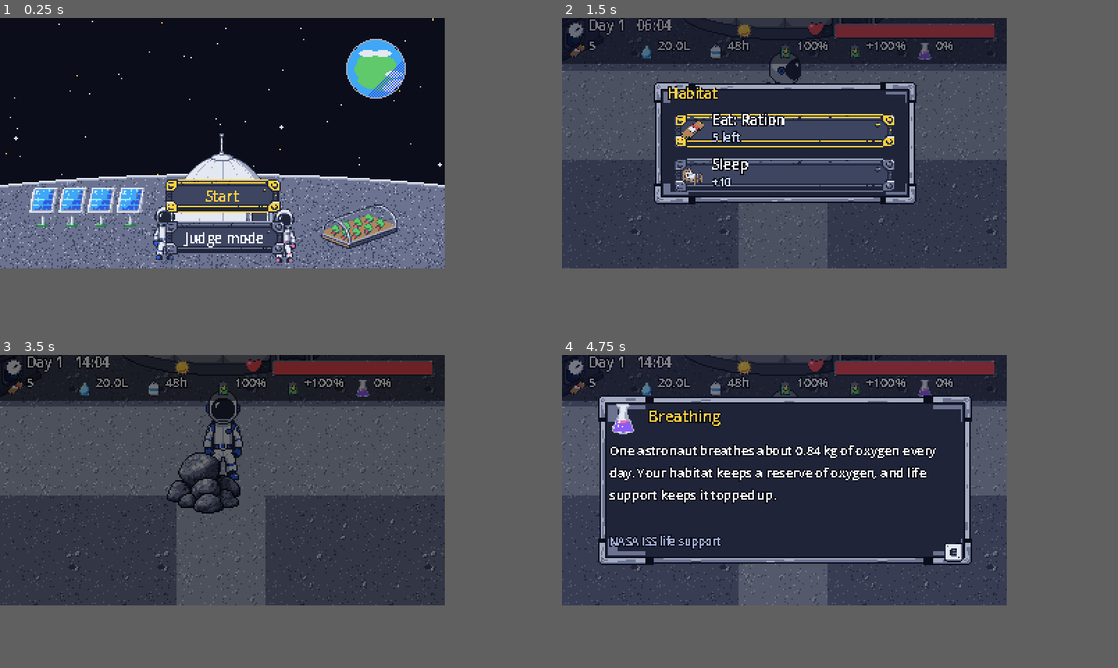
Above: before the commit, frames 1-4 (two rows, left to right).
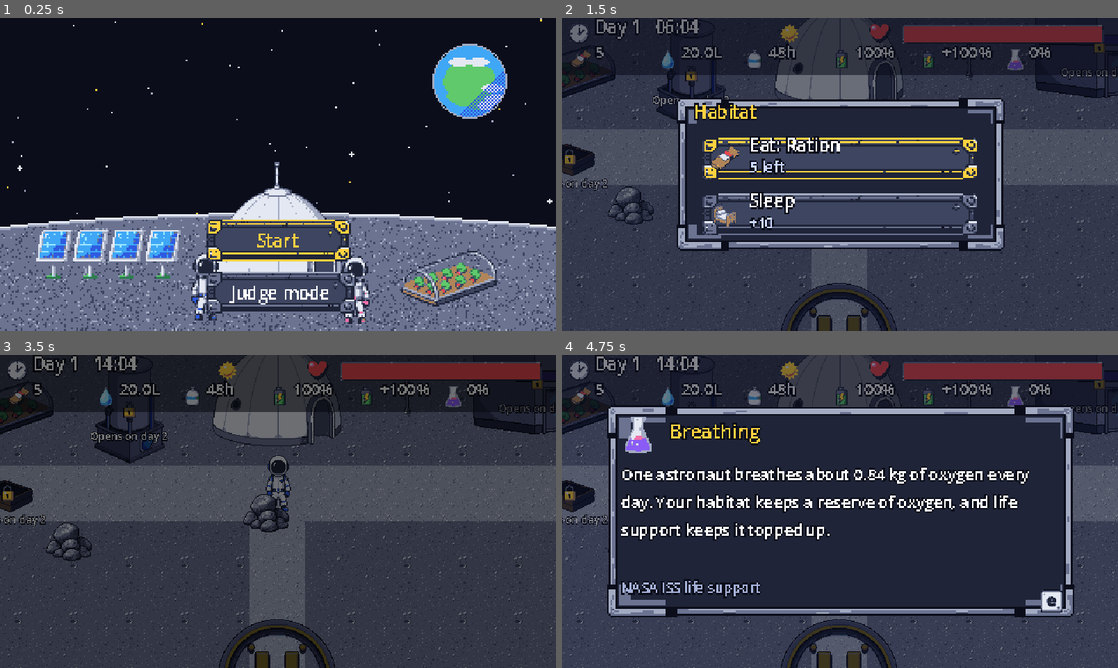
Above: after the commit, the same moments.

Repository: me-AMM/Wings-of-wax
Game: Godot game, scene res://scenes/Title.tscn
Two runs of this game, one before a commit and one after it. Both use one fixed random seed, a clock stepped at 60 frames per second and the inputs below.
Inputs:
- Up to frame 1 (0.25 s): no input
- Up to frame 2 (1.5 s): click "Start" at 0.5 s; tap Enter at 1.25 s; hold Right (move_right) from 1.28 s (still down); hold E (interact) from 1.28 s (still down)
- Up to frame 3 (3.5 s): tap Space at 2 s; release Right (move_right) at 2.03 s; release E (interact) at 2.03 s; hold Down (move_down) 2.03-2.78 s; tap E (interact) at 2.1 s; hold Right (move_right) from 2.78 s (still down); hold E (interact) from 2.78 s (still down); tap J at 2.85 s
- Up to frame 4 (4.75 s): release Right (move_right) at 3.53 s; release E (interact) at 3.53 s; hold Up (move_up) 3.53-4.28 s; tap E (interact) at 3.6 s; tap Enter at 4.25 s; hold Left (move_left) from 4.28 s (still down); hold E (interact) from 4.28 s (still down)
In our replay, the window is 640x360 before the commit and 800x450 after it. These sizes can differ from the game's own. Grey fills any space a smaller window leaves; there, only what the larger window draws over its background counts as a difference.

The runs differ from the first frame. In frame 1, 43% of the frame differs, in the area x 0-100%, y 0-100%; in frame 2, 47%; in frame 3, 46%; in frame 4, 55%.

Commit message:
PART 0: 640x360 display, 2x UI layers, derived 32px icons, player_speed config
Co-Authored-By: Claude Sonnet 5.5 <noreply@anthropic.com>

Diff:
--- a/data/config.json
+++ b/data/config.json
@@ -91,5 +91,5 @@
     "habitat": 1, "greenhouse": 2, "recycler": 2, "gym": 2,
     "solar": 3, "pad": 4, "lab": 4, "shelter": 4
   },
-  "player": { "walk_speed": 55.0 }
+  "player": { "player_speed": 85.0, "walk_anim_fps_scale": 1.5, "puff_distance": 96.0 }
 }
--- a/project.godot
+++ b/project.godot
@@ -26,8 +26,8 @@
 
 [display]
 
-window/size/viewport_width=320
-window/size/viewport_height=180
+window/size/viewport_width=640
+window/size/viewport_height=360
 window/size/window_width_override=1280
 window/size/window_height_override=720
 window/stretch/mode="viewport"
--- a/scripts/art.gd
+++ b/scripts/art.gd
@@ -14,7 +14,11 @@
 		return _cache[still_name]
 	var entry = manifest.get("stills", {}).get(still_name)
 	var t: Texture2D = null
-	if entry != null:
+	if still_name.begins_with("icon_"):          # 32x32 box-downscaled copies (resized by script)
+		var dp := "res://assets_derived/icons32/" + still_name + ".png"
+		if ResourceLoader.exists(dp):
+			t = load(dp)
+	if t == null and entry != null:
 		t = load("res://assets/" + entry["path"])
 	if t == null:
 		push_warning("Missing sprite: " + still_name)
--- a/scripts/forecast_board.gd
+++ b/scripts/forecast_board.gd
@@ -3,6 +3,7 @@
 # storm, its day, and the real flare it is modelled on (NASA DONKI). E or Esc goes back.
 
 func _ready() -> void:
+	scale = Vector2(2, 2)
 	GameState.clock_running = false
 	var bg := TextureRect.new()
 	bg.texture = Art.tex("forecast_screen")
--- a/scripts/hud.gd
+++ b/scripts/hud.gd
@@ -21,6 +21,7 @@
 
 func _ready() -> void:
 	layer = 10
+	scale = Vector2(2, 2)
 	_build()
 	GameState.changed.connect(refresh)
 	GameState.notice.connect(push_notice)
--- a/scripts/ice_dig_bar.gd
+++ b/scripts/ice_dig_bar.gd
@@ -18,6 +18,7 @@
 
 func _ready() -> void:
 	layer = 15
+	scale = Vector2(2, 2)
 	var root := Control.new()
 	add_child(root)
 	root.add_child(UIKit.panel(Vector2(48, 104), Vector2(224, 68)))
--- a/scripts/mission.gd
+++ b/scripts/mission.gd
@@ -3,13 +3,13 @@
 # Walk out, do the job, reach the flag, come back to the base (shelter). Suit air runs out!
 # Everything you may want to tweak is an exported variable below. Positions are in pixels.
 
-@export var world_size := Vector2(800, 420)
-@export var base_pos := Vector2(70, 230)
+@export var world_size := Vector2(1400, 700)
+@export var base_pos := Vector2(110, 380)
 @export var base_radius := 56.0
-@export var flag_pos := Vector2(730, 200)
-@export var sample_positions: Array[Vector2] = [Vector2(240, 150), Vector2(440, 330), Vector2(560, 100)]
-@export var ice_pos := Vector2(330, 190)
-@export var crater_centers: Array[Vector2] = [Vector2(390, 290), Vector2(620, 160)]
+@export var flag_pos := Vector2(1280, 330)
+@export var sample_positions: Array[Vector2] = [Vector2(420, 200), Vector2(700, 560), Vector2(1000, 150)]
+@export var ice_pos := Vector2(560, 300)
+@export var crater_centers: Array[Vector2] = [Vector2(560, 470), Vector2(930, 330)]
 @export var crater_radius := 58.0
 @export var pick_radius := 30.0
 @export var flag_radius := 28.0
@@ -144,11 +144,11 @@
 	prompt.z_index = 200
 	var key := Sprite2D.new()
 	key.texture = Art.tex("icon_ekey")
-	key.scale = Vector2(0.4, 0.4)
+	key.scale = Vector2(0.5, 0.5)
 	prompt.add_child(key)
-	prompt_label = UIKit.label("", 8)
-	prompt_label.position = Vector2(-60, 10)
-	prompt_label.size = Vector2(120, 12)
+	prompt_label = UIKit.label("", 12)
+	prompt_label.position = Vector2(-100, 18)
+	prompt_label.size = Vector2(200, 16)
 	prompt_label.horizontal_alignment = HORIZONTAL_ALIGNMENT_CENTER
 	prompt.add_child(prompt_label)
 	prompt.visible = false
@@ -159,6 +159,7 @@
 	add_child(hud)
 	var ui := CanvasLayer.new()
 	ui.layer = 11
+	ui.scale = Vector2(2, 2)
 	add_child(ui)
 	var ic := UIKit.icon("icon_oxygen", 14)
 	ic.position = Vector2(4, 36)
--- a/scripts/modal.gd
+++ b/scripts/modal.gd
@@ -7,6 +7,7 @@
 
 func _ready() -> void:
 	layer = 20
+	scale = Vector2(2, 2)      # UI is authored in 320x180 units; the view is 640x360
 	is_open = true
 	GameState.modal_count += 1
 
--- a/scripts/outpost.gd
+++ b/scripts/outpost.gd
@@ -59,16 +59,16 @@
 	add_child(prompt)
 	prompt_key = Sprite2D.new()
 	prompt_key.texture = Art.tex("icon_ekey")
-	prompt_key.scale = Vector2(0.4, 0.4)
+	prompt_key.scale = Vector2(0.5, 0.5)
 	prompt.add_child(prompt_key)
-	prompt_label = UIKit.label("", 8)
-	prompt_label.position = Vector2(-60, 10)
-	prompt_label.size = Vector2(120, 12)
+	prompt_label = UIKit.label("", 12)
+	prompt_label.position = Vector2(-100, 18)
+	prompt_label.size = Vector2(200, 16)
 	prompt_label.horizontal_alignment = HORIZONTAL_ALIGNMENT_CENTER
 	prompt.add_child(prompt_label)
 	prompt_bar = ColorRect.new()
 	prompt_bar.color = Color("FFD23F")
-	prompt_bar.position = Vector2(-12, 24)
+	prompt_bar.position = Vector2(-16, 38)
 	prompt_bar.size = Vector2(0, 3)
 	prompt.add_child(prompt_bar)
 
@@ -101,12 +101,12 @@
 		var ic := Sprite2D.new()
 		ic.texture = Art.tex("icon_lock")
 		ic.position = c
-		ic.scale = Vector2(0.5, 0.5)
+		ic.scale = Vector2(0.75, 0.75)
 		ic.z_index = 50
 		it.add_child(ic)
-		var lb := UIKit.label("", 8)
-		lb.position = c + Vector2(-50, 14)
-		lb.size = Vector2(100, 12)
+		var lb := UIKit.label("", 12)
+		lb.position = c + Vector2(-80, 22)
+		lb.size = Vector2(160, 16)
 		lb.horizontal_alignment = HORIZONTAL_ALIGNMENT_CENTER
 		lb.z_index = 50
 		it.add_child(lb)
@@ -254,7 +254,7 @@
 	prompt.position = current.position + current.prompt_offset
 	prompt_label.text = _prompt_text(current)
 	prompt_key.visible = current.is_open()
-	prompt_bar.size.x = 24.0 * (hold_t / current.hold) if (hold_active and current.hold > 0.0) else 0.0
+	prompt_bar.size.x = 32.0 * (hold_t / current.hold) if (hold_active and current.hold > 0.0) else 0.0
 
 func _reset_hold() -> void:
 	hold_t = 0.0
--- a/scripts/player.gd
+++ b/scripts/player.gd
@@ -8,16 +8,20 @@
 var sprite: AnimatedSprite2D
 var facing := "front"
 var blockers: Array = []     # Rect2 footprints the player cannot enter (set by the Outpost)
-var frozen := false          # true while a menu is open or during fades
+var frozen := false
+signal stepped(pos: Vector2)     # every puff_distance pixels walked (dust puff)
+var puff_distance := 96.0
+var walked := 0.0          # true while a menu is open or during fades
 
 func _ready() -> void:
-	speed = Config.data["player"]["walk_speed"]
+	speed = Config.data["player"]["player_speed"]
 	sprite = AnimatedSprite2D.new()
 	sprite.sprite_frames = Art.astronaut_frames(GameState.astronaut)
 	sprite.centered = false
 	sprite.offset = -Art.anchor("astronaut_a_walk_front")     # feet on the origin
 	add_child(sprite)
 	sprite.play("idle_front")
+	puff_distance = Config.data["player"]["puff_distance"]
 
 func _physics_process(delta: float) -> void:
 	var dir := Vector2.ZERO
@@ -35,6 +39,10 @@
 		var ny := (position + Vector2(0, step.y)).clamp(world_min, world_max)
 		if not _blocked(ny):
 			position = ny
+		walked += step.length()
+		if walked >= puff_distance:
+			walked = 0.0
+			stepped.emit(position)
 		_play("walk_" + facing)
 	else:
 		_play("idle_" + facing)
@@ -48,6 +56,8 @@
 func _play(clip: String) -> void:
 	if sprite.animation != clip:
 		sprite.play(clip)
+	# walking animation speed follows the walking speed (8 fps at the old 55 px/s)
+	sprite.speed_scale = Config.data["player"]["walk_anim_fps_scale"] if clip.begins_with("walk") else 1.0
 
 # Play the interact (or dig) animation once for a moment.
 func play_action(clip: String = "interact_front", seconds: float = 0.6) -> void:
--- a/scripts/storm_warning.gd
+++ b/scripts/storm_warning.gd
@@ -18,6 +18,7 @@
 
 func _ready() -> void:
 	layer = 12
+	scale = Vector2(2, 2)
 	root = Control.new()
 	root.mouse_filter = Control.MOUSE_FILTER_IGNORE
 	add_child(root)
--- a/scripts/title.gd
+++ b/scripts/title.gd
@@ -2,6 +2,7 @@
 # Title screen: Start and Judge mode. (Start goes to character select once that scene exists.)
 
 func _ready() -> void:
+	scale = Vector2(2, 2)     # 320x180 art shown at exactly 2x
 	GameState.clock_running = false
 	GameState.judge_mode = false
 	var start := UIKit.button(Text.t("ui.start"), 96)
--- a/tools/smoke_outpost.gd
+++ b/tools/smoke_outpost.gd
@@ -15,7 +15,7 @@
 		gs.advance(1.2)   # lander at 07:00
 	if n == 80:
 		for it in get_tree().get_nodes_in_group("interactable"):
-			if it.kind in ["", "greenhouse", "crew_lander"]:
+			if it.kind in ["", "greenhouse", "crew_lander", "board"]:
 				continue
 			print("interact ", it.kind)
 			o.do_interact(it)
Binary file added: assets_derived/icons32/icon_blackout.png
Not shown, added: assets_derived/icons32/icon_blackout.png.import
Binary file added: assets_derived/icons32/icon_clock.png
Not shown, added: assets_derived/icons32/icon_clock.png.import
Binary file added: assets_derived/icons32/icon_ekey.png
Not shown, added: assets_derived/icons32/icon_ekey.png.import
Binary file added: assets_derived/icons32/icon_gym.png
Not shown, added: assets_derived/icons32/icon_gym.png.import
Binary file added: assets_derived/icons32/icon_heart.png
Not shown, added: assets_derived/icons32/icon_heart.png.import
Binary file added: assets_derived/icons32/icon_ice.png
Not shown, added: assets_derived/icons32/icon_ice.png.import
(and 34 more such lines)
